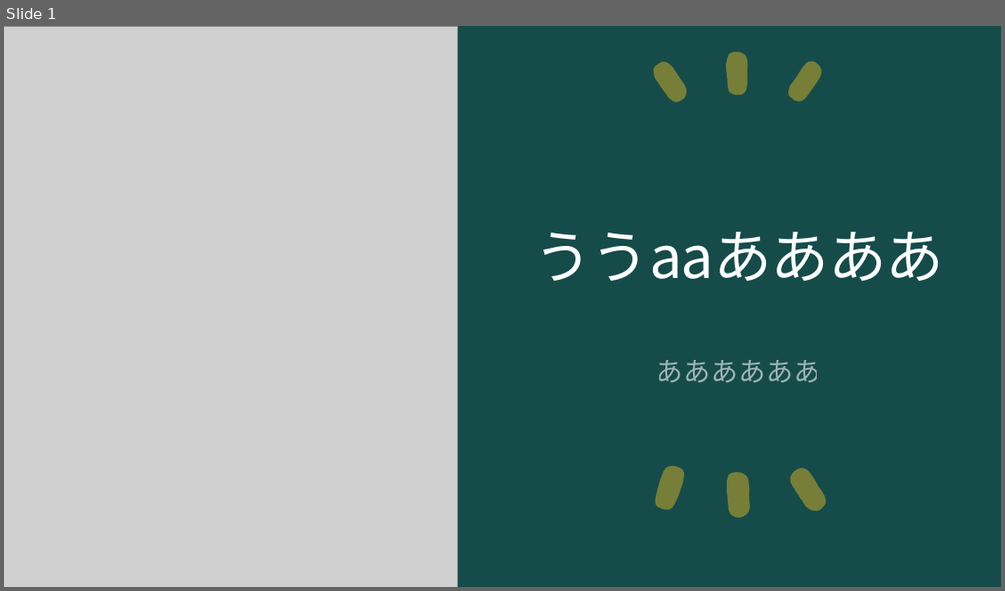
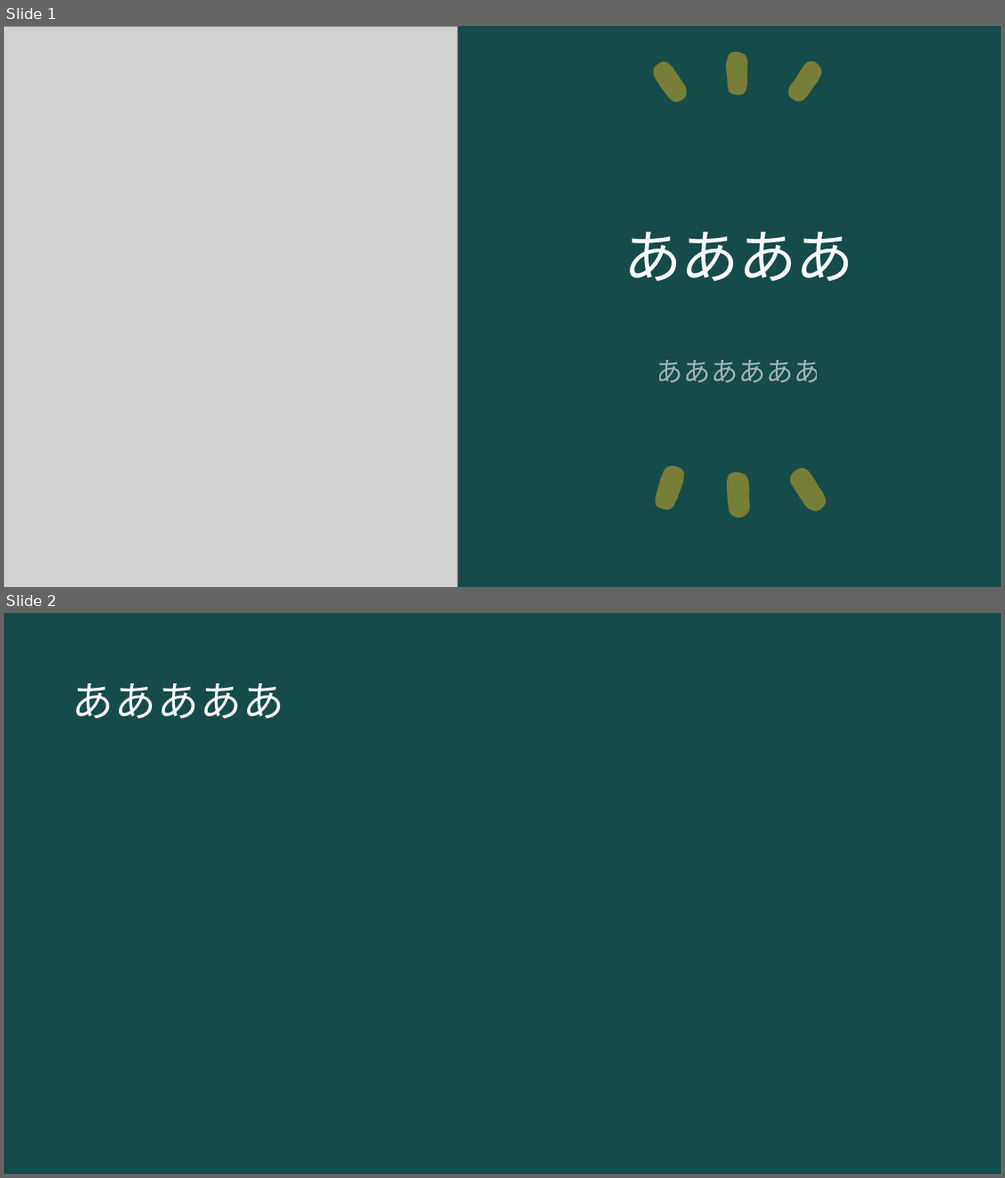
Before and after one commit to ogawa3427/utils, a slide deck: 2024quiz/quiz.pptx. Shown one above the other, each under a label of ours: slide 1 before the commit, slides 1 and 2 after it. The pictures are 1005x591 and 1005x1178 pixels, drawn with LibreOffice and Linux fonts; fonts in the diff are those of the drawing; grey boxes stand for pictures. Boxes give left, top, right and bottom in pixels: in the first picture for what was removed or moved away, otherwise in the second. Text is boxed around its words. In the diff, an @@ line names an element or a change of style, - is before the commit and + after.

Commit message:
ああいい

```diff
--- a/2024quiz/quiz.pptx
+++ b/2024quiz/quiz.pptx
@@ slide 2 added at [4,613,1001,1174], background #0B2827 @@
@@ rectangle added at [4,613,1001,1174], fill #154C4A @@
@@ title added at [72,683,284,719], 40 pt, text #FFFFFF @@
+あああああ
@@ slide 1 changed as well @@
@@ title at [624,232,854,281]: text changed @@
-ううaaああああ
+ああああ
```
Also in this commit, not shown: 1 other slide added, 1 slide removed, 1 other file.
